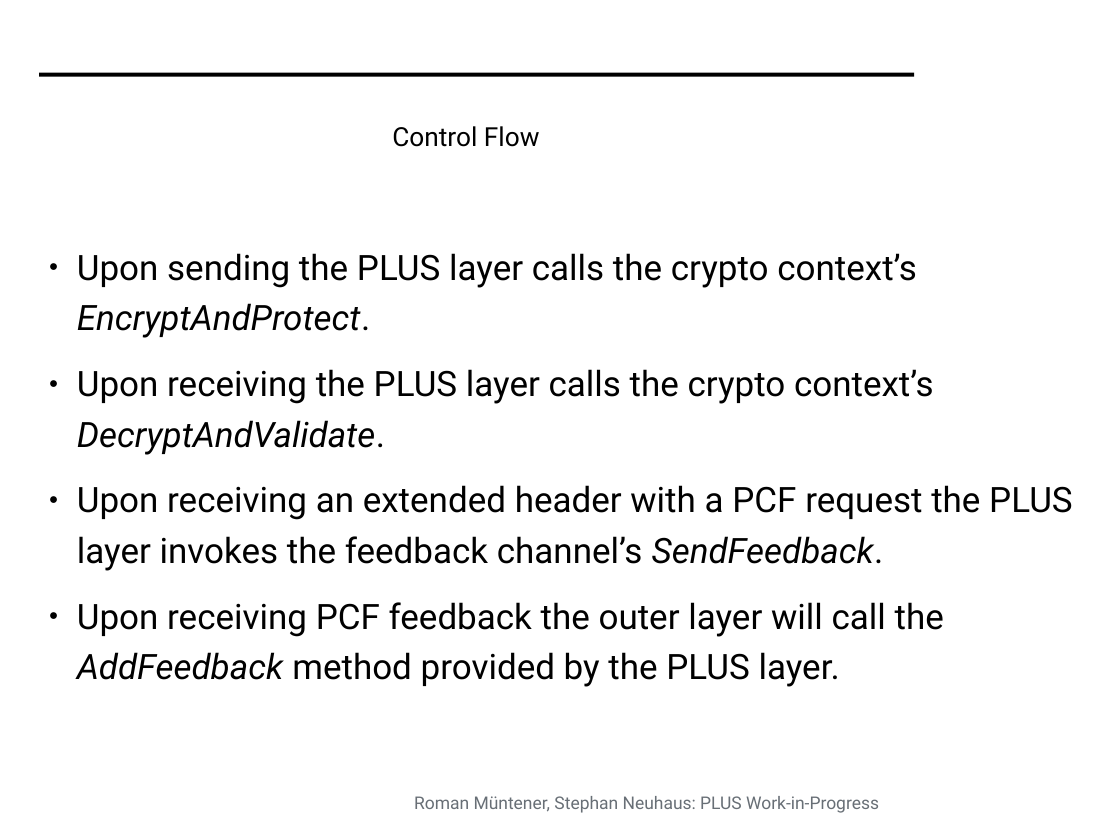
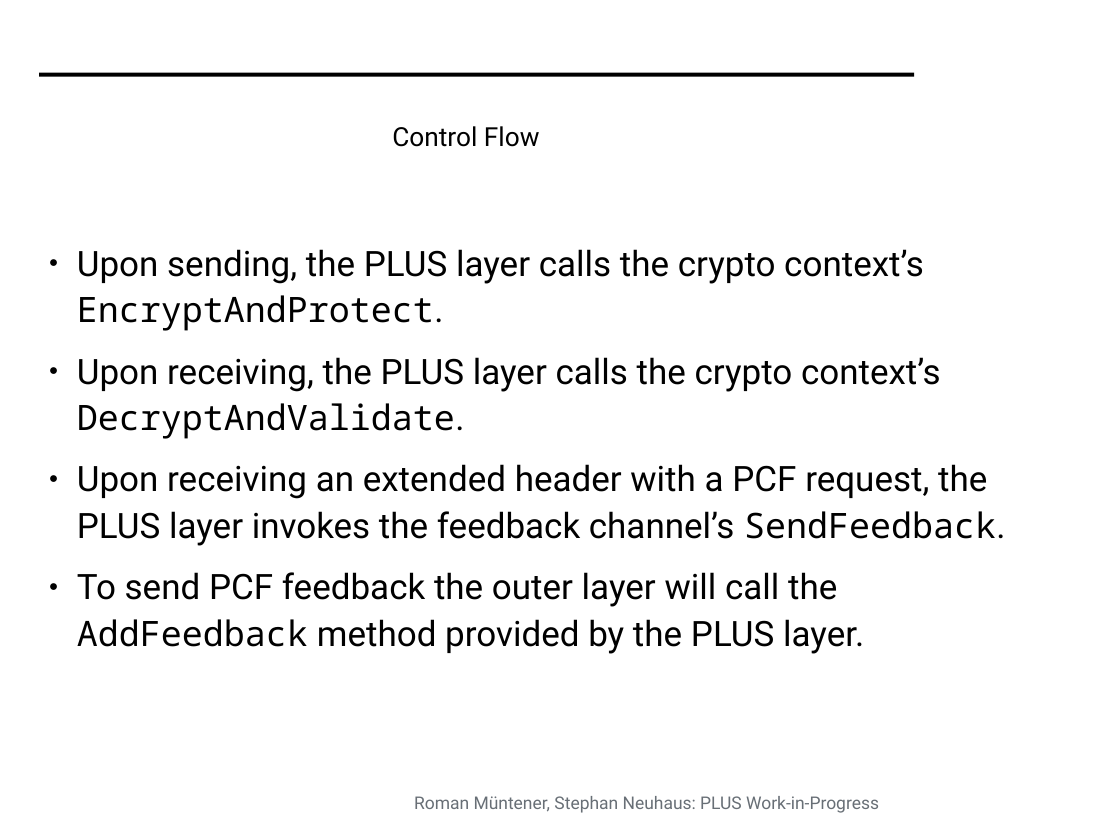
Before and after one commit to mami-project/roadshows, a slide deck: slide 9 of mami-oslo/PLUS_WIP.odp. Drawn at 1120x840 pixels with LibreOffice and Linux fonts; fonts in the diff are those of the drawing; background and template pictures are left out. Boxes give left, top, right and bottom in pixels: in the first picture for what was removed or moved away, otherwise in the second. Text is boxed around its words. In the diff, an @@ line names an element or a change of style, - is before the commit and + after.

```diff
--- a/mami-oslo/PLUS_WIP.odp
+++ b/mami-oslo/PLUS_WIP.odp
@@ text at [77, 249, 1006, 654]: text changed @@
-● Upon sending the PLUS layer calls the crypto context’s EncryptAndProtect.
-● Upon receiving the PLUS layer calls the crypto context’s DecryptAndValidate.
-● Upon receiving an extended header with a PCF request the PLUS layer invokes the feedback channel’s SendFeedback.
-● Upon receiving PCF feedback the outer layer will call the AddFeedback method provided by the PLUS layer.
+● Upon sending, the PLUS layer calls the crypto context’s EncryptAndProtect.
+● Upon receiving, the PLUS layer calls the crypto context’s DecryptAndValidate.
+● Upon receiving an extended header with a PCF request, the PLUS layer invokes the feedback channel’s SendFeedback.
+● To send PCF feedback the outer layer will call the AddFeedback method provided by the PLUS layer.
```
Also in this commit, not shown: 9 other slides changed.
